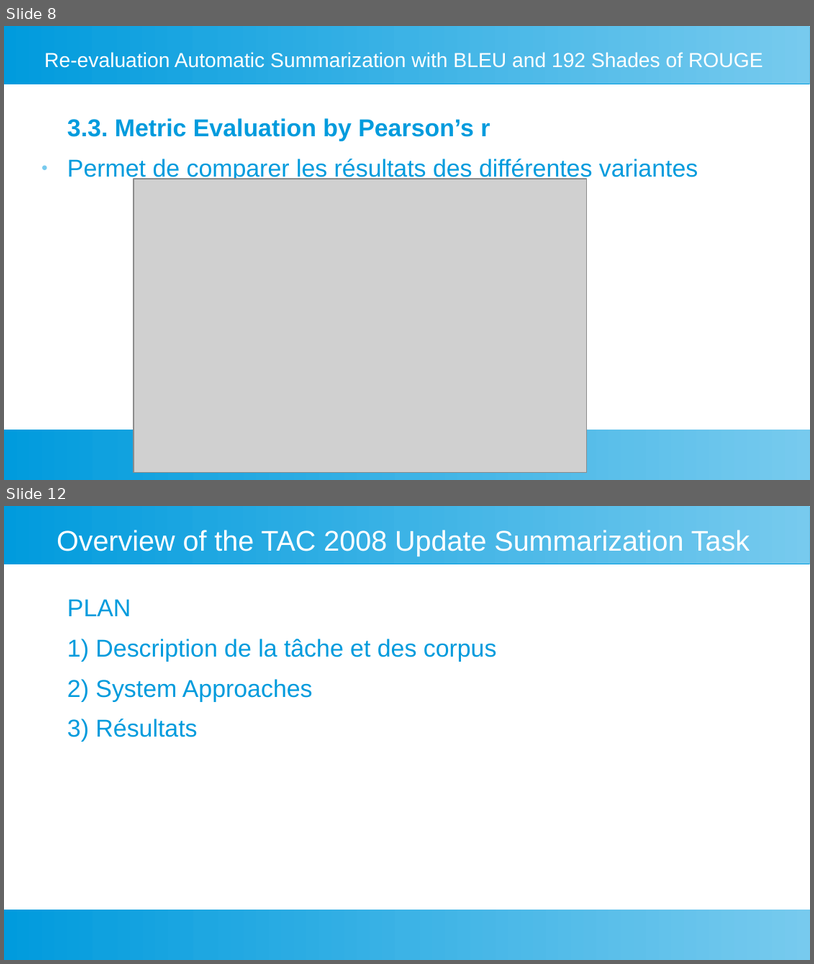
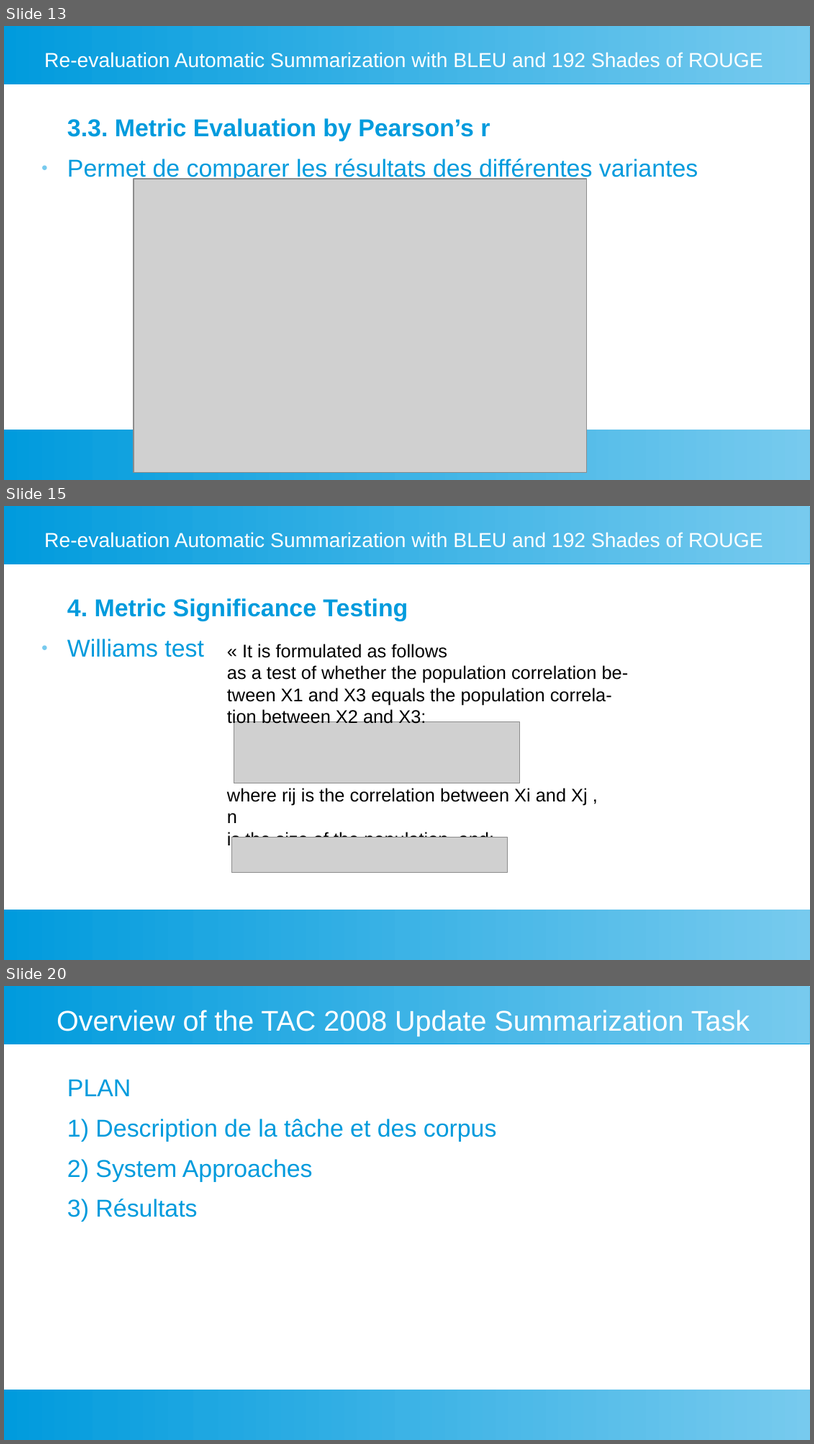
Before and after one commit to fannybachey/stage_2024, a slide deck: presentation/presentation_2.odp. Shown one above the other, each under a label of ours: slides 8 and 12 before the commit, slides 13, 15 and 20 after it; the slides between them are not shown. The pictures are 814x964 and 814x1444 pixels, drawn with LibreOffice and Linux fonts; fonts in the diff are those of the drawing; grey boxes stand for pictures. Boxes give left, top, right and bottom in pixels: in the first picture for what was removed or moved away, otherwise in the second. Text is boxed around its words. In the diff, an @@ line names an element or a change of style, - is before the commit and + after.

```diff
--- a/presentation/presentation_2.odp
+++ b/presentation/presentation_2.odp
@@ slide 15 added at (4, 506, 810, 960), background #FFFFFF; not listed: 2 template elements that a slide beside it also shows @@
@@ title added at (44, 532, 764, 548), 20 pt, text #FFFFFF @@
+Re-evaluation Automatic Summarization with BLEU and 192 Shades of ROUGE
@@ text added at (67, 598, 408, 657), 24 pt, text #009BDD, bold @@
+4. Metric Significance Testing
+● Williams test
@@ text added at (227, 644, 629, 727), 18 pt, text #000000 @@
+« It is formulated as follows
+as a test of whether the population correlation be-
+tween X1 and X3 equals the population correla-
+tion between X2 and X3:
@@ picture added at (234, 722, 521, 782) @@
@@ text added at (227, 788, 588, 849), 18 pt, text #000000 @@
+where rij is the correlation between Xi and Xj , n
+is the size of the population, and:
@@ picture added at (232, 837, 508, 872) @@
@@ what was slide 8 is now slide 13 @@
@@ what was slide 12 is now slide 20 @@
```
Also in this commit, not shown: 4 slides changed, 10 other slides added, 1 slide removed.
